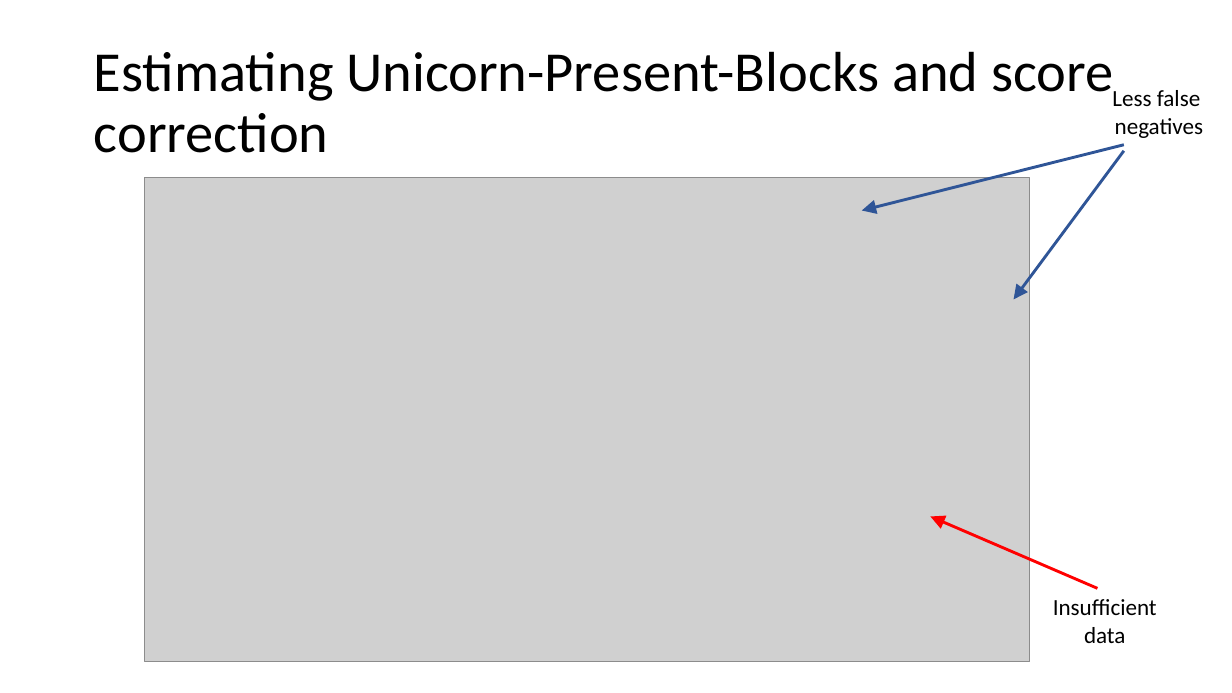
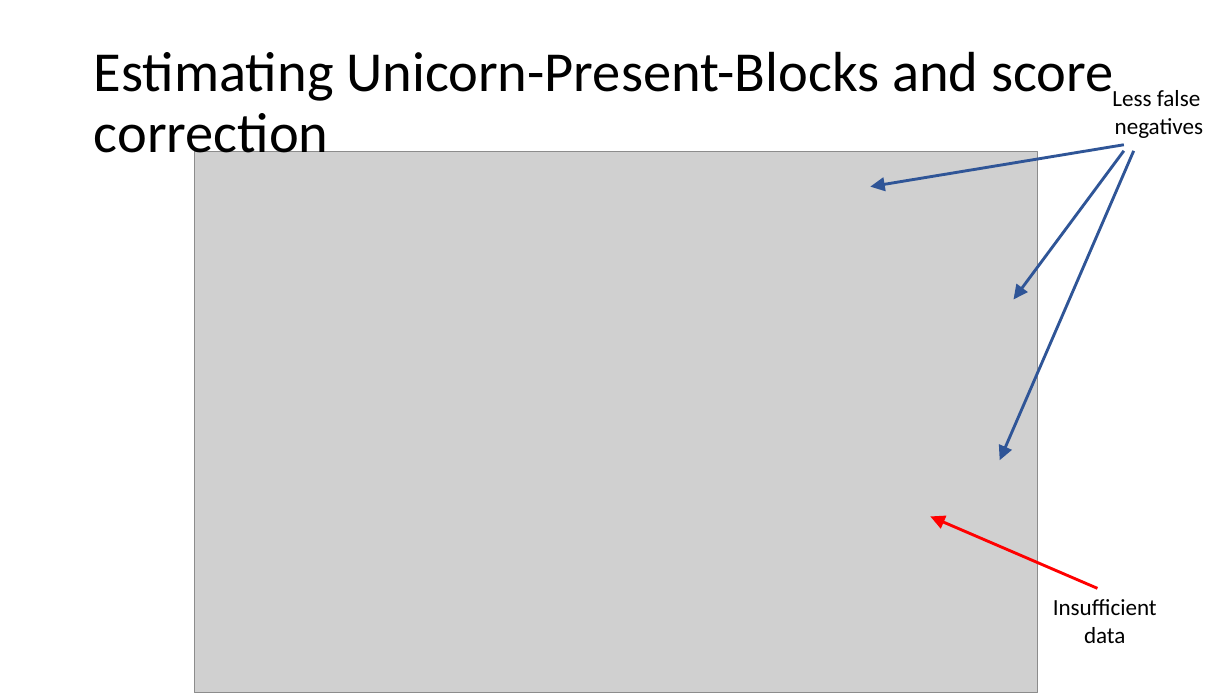
Before and after one commit to Slendercoder/DCL-DataAnalysis, a slide deck: slide 10 of DataCorrection.pptx (slide 9 before the commit). Drawn at 1232x693 pixels with LibreOffice and Linux fonts; fonts in the diff are those of the drawing; grey boxes stand for pictures. Boxes give left, top, right and bottom in pixels: in the first picture for what was removed or moved away, otherwise in the second. Text is boxed around its words. In the diff, an @@ line names an element or a change of style, - is before the commit and + after.

```diff
--- a/DataCorrection.pptx
+++ b/DataCorrection.pptx
@@ arrow moved from (1124, 145) - (862, 211) to (1124, 145) - (871, 187) @@
@@ picture: place and size @@
-picture at box(145, 177, 1030, 662)
+picture at box(194, 152, 1038, 692)
@@ arrow added from (1134, 151) to (1000, 460), #2F5597 2.25 pt @@
```
Also in this commit, not shown: 4 other slides changed, 4 slides added, 2 slides removed, 30 other files.
